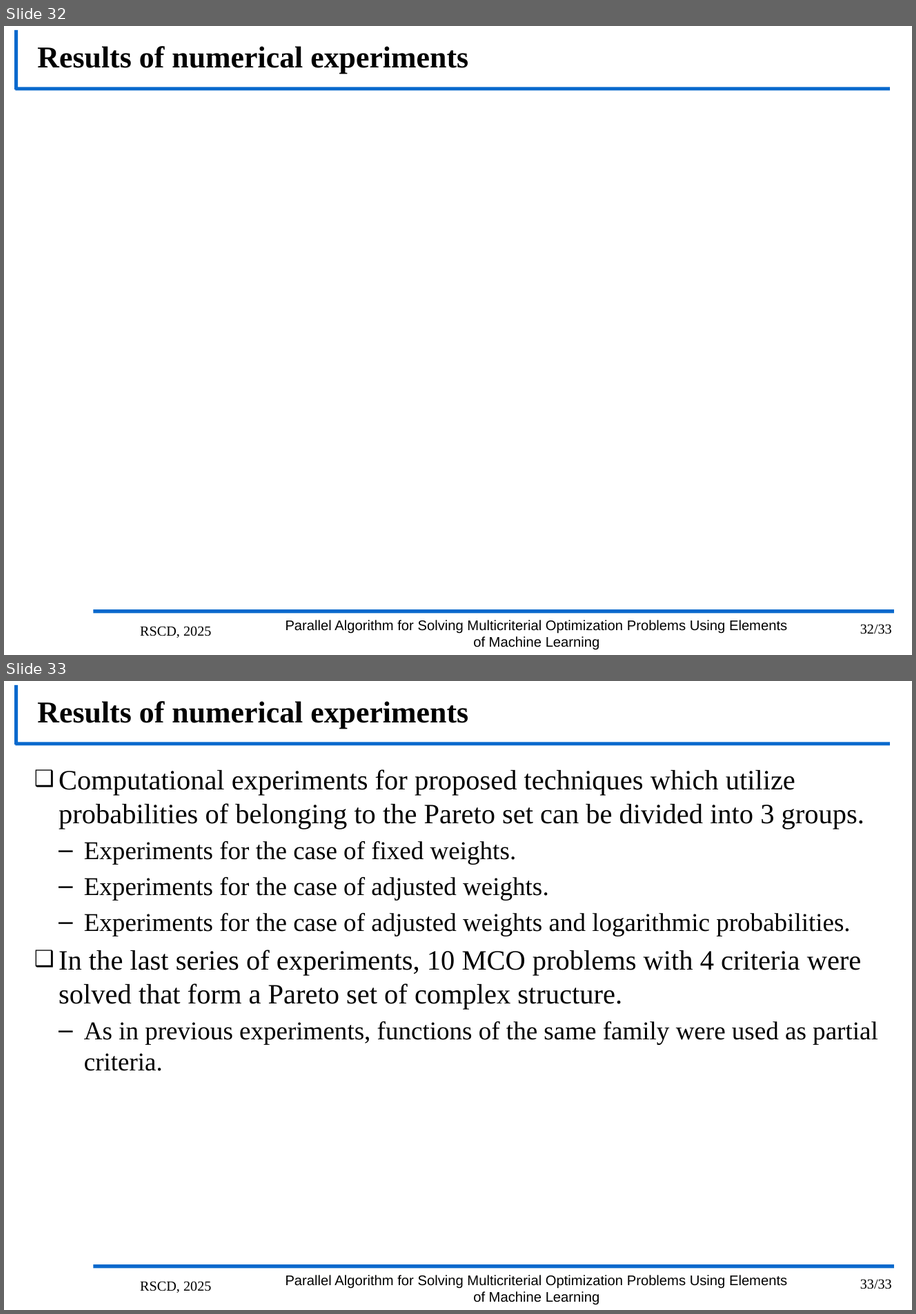
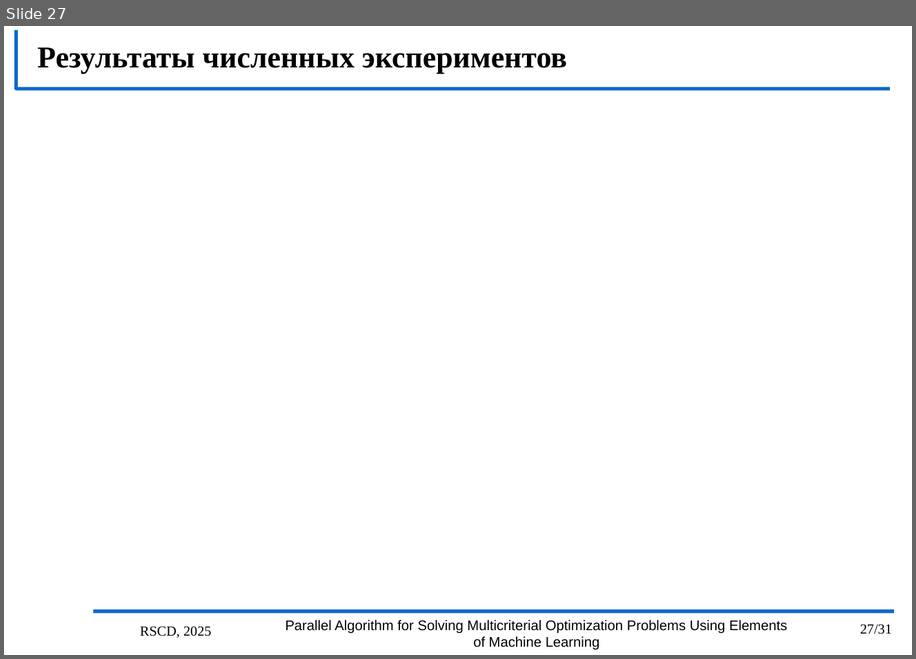
Before and after one commit to kabarkalov/GlobOptPapers, a slide deck: 2025/RSCD_MCO/RSCD25.pptx. Shown one above the other, each under a label of ours: slides 32 and 33 before the commit, slide 27 after it. The pictures are 916x1314 and 916x659 pixels, drawn with LibreOffice and Linux fonts; fonts in the diff are those of the drawing; grey boxes stand for pictures; background and template pictures are left out. Boxes give left, top, right and bottom in pixels: in the first picture for what was removed or moved away, otherwise in the second. Text is boxed around its words. In the diff, an @@ line names an element or a change of style, - is before the commit and + after.

```diff
--- a/2025/RSCD_MCO/RSCD25.pptx
+++ b/2025/RSCD_MCO/RSCD25.pptx
@@ slide 33 removed at [4, 681, 912, 1310], background #FFFFFF; not listed: 3 template elements that a slide beside it also shows @@
@@ title removed at [37, 701, 468, 729] @@
-Results of numerical experiments
@@ text removed at [59, 769, 878, 1071] @@
-❑ Computational experiments for proposed techniques which utilize probabilities of belonging to the Pareto set can be divided into 3 groups.
-  – Experiments for the case of fixed weights.
-  – Experiments for the case of adjusted weights.
-  – Experiments for the case of adjusted weights and logarithmic probabilities.
-❑ In the last series of experiments, 10 MCO problems with 4 criteria were solved that form a Pareto set of complex structure.
-  – As in previous experiments, functions of the same family were used as partial criteria.
@@ text removed at [140, 1281, 211, 1292] @@
-RSCD, 2025
@@ text removed at [286, 1274, 787, 1305] @@
-Parallel Algorithm for Solving Multicriterial Optimization Problems Using Elements of Machine Learning
@@ page number removed at [860, 1279, 892, 1289] @@
-33/33
@@ what was slide 32 is now slide 27 @@
@@ slide 27 changed as well @@
@@ title at [37, 47, 567, 74]: text changed @@
-Results of numerical experiments
+Результаты численных экспериментов
@@ page number at [860, 624, 892, 634]: text changed @@
-32/33
+27/31
```
Also in this commit, not shown: 16 other slides changed, 1 slide added, 5 other slides removed.
